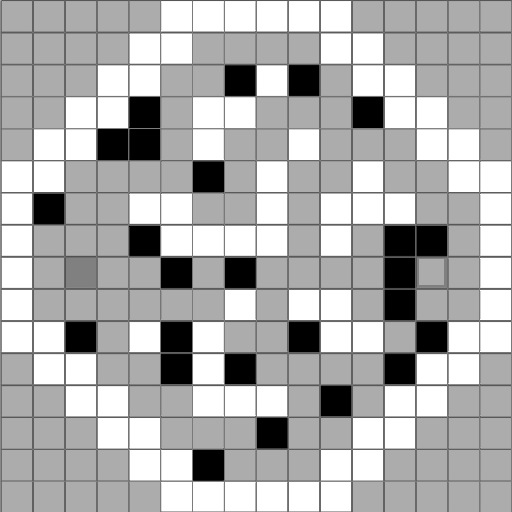
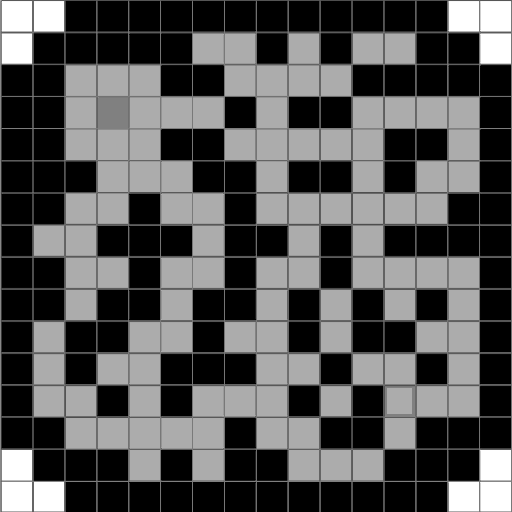
Layered file, before and after one edit (w=512, h=512). Changes by layer:
showed group "Level 9" (10 layers) over [1, 0, 512, 512]
hid group "Level 6" (8 layers) over [1, 0, 512, 512]
